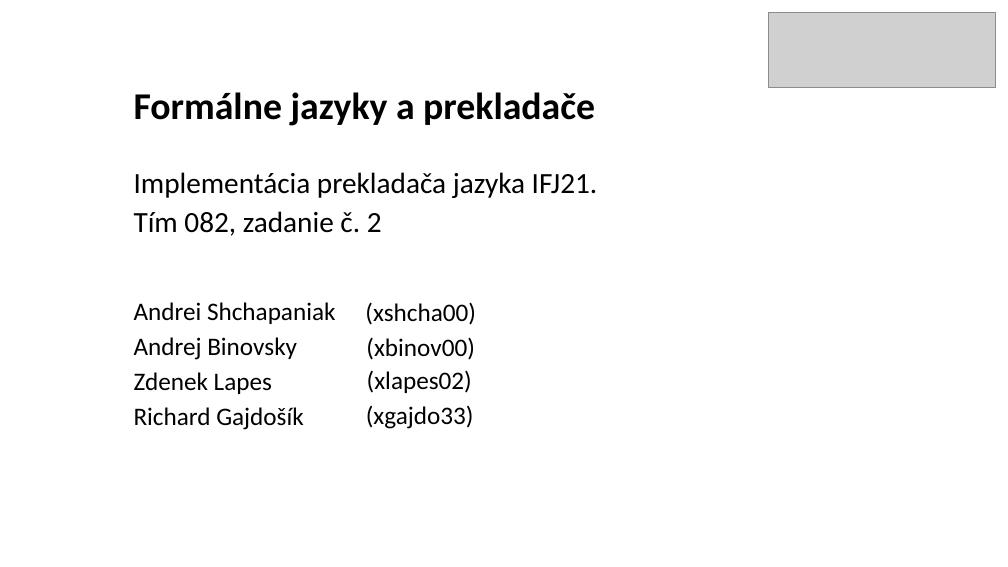
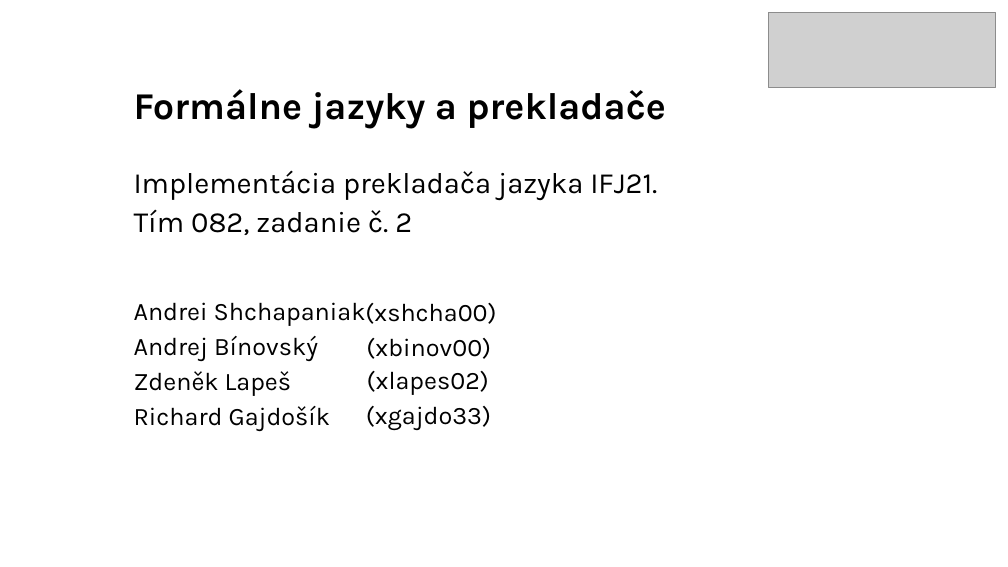
Before and after one commit to AndreiShchepa/BUT_COMPILER_2021, a slide deck: slide 1 of documentation/Presentation.pptx. Drawn at 1008x567 pixels with LibreOffice and Linux fonts; fonts in the diff are those of the drawing; grey boxes stand for pictures. Boxes give left, top, right and bottom in pixels: in the first picture for what was removed or moved away, otherwise in the second. Text is boxed around its words. In the diff, an @@ line names an element or a change of style, - is before the commit and + after.

```diff
--- a/documentation/Presentation.pptx
+++ b/documentation/Presentation.pptx
@@ font Calibri to Karla in 5 elements at (134, 89, 666, 235), (366, 406, 491, 431), (366, 338, 491, 359), (367, 371, 489, 395), (365, 303, 496, 324) @@
@@ subtitle at (134, 302, 366, 431): font Calibri to Karla in "Andrei Shchapaniak", "Richard Gajdošík" @@
@@ subtitle at (134, 336, 318, 396): text changed; font Calibri to Karla @@
-Andrej Binovsky
-Zdenek Lapes
+Andrej Bínovský
+Zdeněk Lapeš
```
Also in this commit, not shown: 5 other slides changed, 2 slides added, 4 slides removed, 1 other file.
